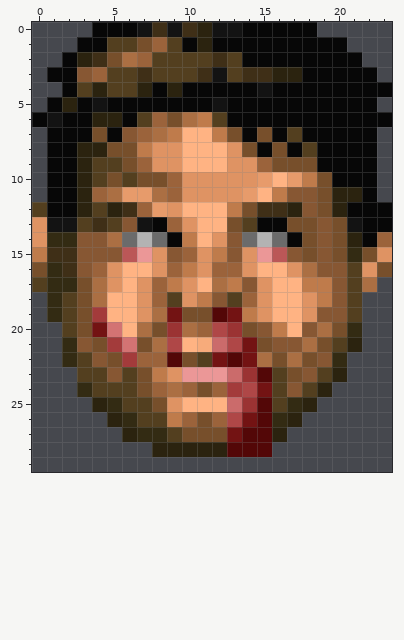
Two versions of one pixel-art sprite, graphics/stfst20.png. The picture above is the old version.
The file is 24x30 pixels.
And afterwards:
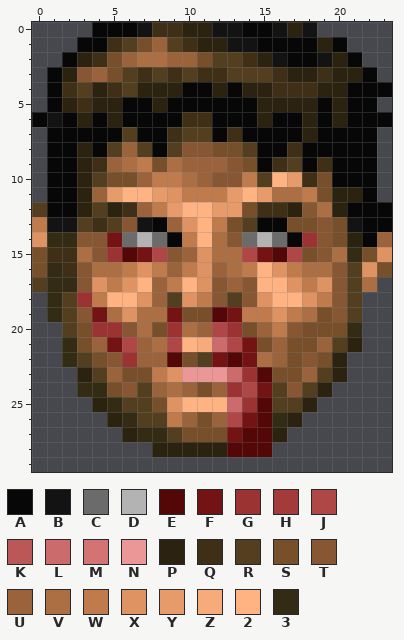
Palette (. is transparent): A #070707  B #131313  C #6b6b6b  D #b3b3b3  E #530707  F #731313  G #9b3333  H #a33b3b  J #af4747  K #bb5757  L #cb6b6b  M #d37373  N #eb9797  P #2b230f  Q #3f2f17  R #533f1f  S #774f2b  T #875733  U #9b633b  V #ab6f43  W #bf7b4b  X #df9363  Y #e79b6b  Z #f7ab7b  2 #ffb383  3 #332b13
Change:
y 0: x 9..10 BQ -> QP; x 16..18 AAA -> BPB
y 1: x 5 R -> Q; x 10 A -> Q; x 12..14 AAA -> PBB; x 19 A -> P
y 2: x 6..12 VURRRRQ -> UVVUUSR; x 14..16 AAA -> QPB; x 19..20 AA -> BP
y 3: x 2 A -> P; x 5 R -> S; x 9 R -> Q; x 12 B -> Q; x 14..16 QQP -> RRQ; x 18..21 AAAA -> PQPP
y 4: x 1..2 .A -> AQ; x 5 R -> Q; x 8 A -> P; x 12 A -> P; x 14..20 ABAAAAA -> PPQQQPP
y 5: x 3..5 ABA -> QPP; x 8 A -> P; x 12 B -> A; x 15..18 AAAA -> PPPP; x 20 A -> P
y 6: x 3..4 AP -> PA; x 7..12 RUSVWR -> AAAQQA; x 15 A -> P; x 18 A -> P; x 20 A -> P
y 7: x 4 S -> A; x 6..13 TUVW22WS -> RAAQRRAQ; x 15 S -> A; x 17..18 RA -> AP
y 8: x 4..14 PSSWXX222XS -> ARURARTTSSR; x 16..18 SAR -> AQA
y 9: x 4..19 RRSUXX222XXUSSSA -> QUVWSVUUUTSAQRAQ
y 10: x 6..15 RSSUXXXXXY -> SUWWVUTTWR; x 18 W -> Q
y 11: x 5..18 VYYVUXXXXY2WTT -> Y22YXWWWY2YVVW
y 12: x 8..9 YX -> WY; x 12..13 2W -> YY; x 19 S -> V
y 13: x 0 X -> W; x 12 2 -> W
y 14: x 5 V -> F; x 12 X -> V; x 18 S -> G
y 15: x 0 W -> S; x 3 T -> V; x 5..8 TKNX -> GEFJ; x 12..17 WTXNKT -> VVJFEJ; x 20 S -> V
y 16: x 4..8 UX22X -> VVWXW; x 13..14 UX -> VW; x 16..17 2X -> XW; x 19 T -> V
y 17: x 3..7 SVX2X -> TXWX2; x 10..13 X2VW -> 2XTU; x 15 X -> 2; x 17 2 -> X; x 19 W -> X
y 18: x 3..4 SV -> GW; x 14 U -> T
y 19: x 3..7 SH22X -> TFVXV; x 15..19 X22XT -> WXWVS
y 20: x 4..6 FM2 -> GGT; x 15 T -> U; x 17..19 2TV -> TSS
y 21: x 3..7 TSHMS -> SUFJU; x 16..19 TTVS -> USSU
y 22: x 4..6 TSH -> STG; x 16..20 SVST3 -> USTSP
y 23: x 3 R -> P; x 5..6 TR -> US; x 16 R -> S; x 18 T -> U
y 24: x 4..7 RRRS -> 3STR; x 13 H -> G
y 25: x 17 3 -> R
Changed places in both pictures, as pixel boxes (x1, y1, x2, y2):
changed: (32, 22, 362, 412)
